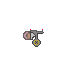
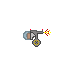
Two versions of the same layered image (64 × 64). Layer-by-layer changes:
showed "Gun 0", painted on it over [23, 31, 30, 40]
showed "Gun 1", painted on it over [23, 31, 46, 40]
showed "Gun 2", painted on it over [23, 29, 48, 40]
showed "gun 2.5", painted on it over [23, 29, 49, 40]
showed "Gun 3", painted on it over [23, 29, 51, 40]
showed "Gun 4", painted on it over [23, 29, 51, 40]
showed "Gun 5", painted on it over [23, 29, 51, 40]
showed "Gun 6", painted on it over [23, 29, 51, 40]
painted on "Gun 7" over [23, 31, 30, 40]
